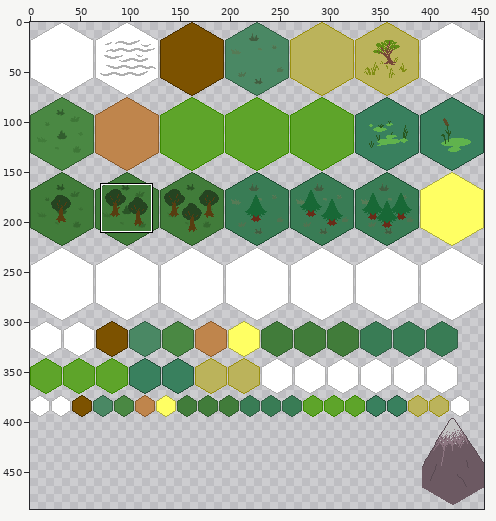
Two versions of one sprite sheet, data/iso.png. Above, an overview of the earlier version with the close-up marked.
Close-up. Before:
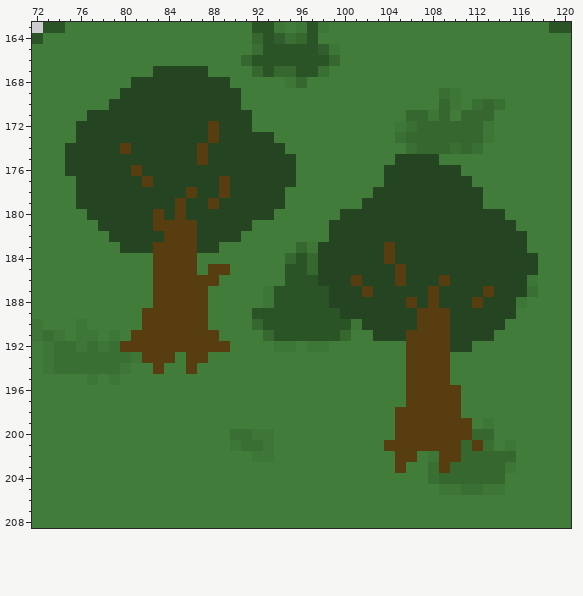
The file is 454x512 pixels. Colours within 5 levels of each other are drawn and written as one. Shown: x 72..120, y 163..208. The wide view leaves out empty margins. The commit also changed other parts of the picture, which this record leaves out.
The same view after the edit:
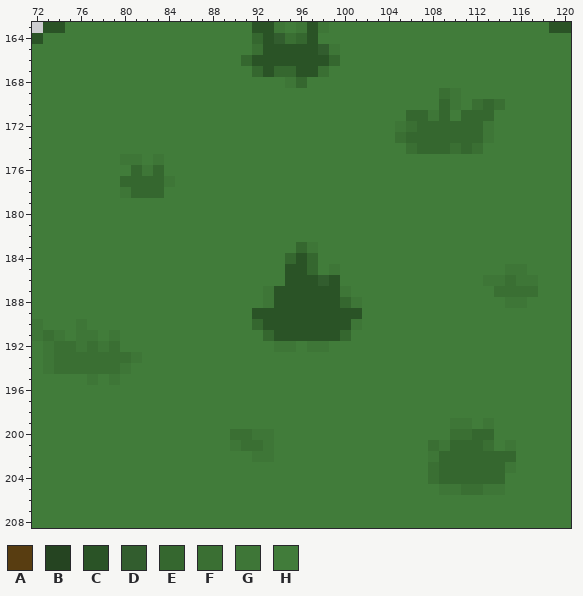
Palette (. is transparent): A #583d11  B #254421  C #2a5326  D #325d2e  E #35672f  F #3a6f33  G #3e7637  H #417c3a
From old to new:
y 167: x 83..87 BBBBB -> HHHHH
y 168: x 81..89 BBBBBBBBB -> HHHHHHHHH
y 169: x 80..90 BBBBBBBBBBB -> HHHHHHHHHHH
y 170: x 79..90 BBBBBBBBBBBB -> HHHHHHHHHHHH
y 171: x 77..91 BBBBBBBBBBBBBBB -> HHHHHHHHHHHHHHH
y 172: x 76..91 BBBBBBBBBBBBABBB -> HHHHHHHHHHHHHHHH
y 173: x 76..93 BBBBBBBBBBBBABBBBB -> HHHHHHHHHHHHHHHHHH
y 174: x 75..94 BBBBBABBBBBBABBBBBBB -> HHHHHHHHHHHHHHHHHHHH
y 175: x 75..95 BBBBBBBBBBBBABBBBBBBB -> HHHHHGGHGHHHHHHHHHHHH; x 105..108 BBBB -> HHHH
y 176: x 75..95 BBBBBBABBBBBBBBBBBBBB -> HHHHHHEGEHHHHHHHHHHHH; x 104..110 BBBBBBB -> HHHHHHH
y 177: x 76..95 BBBBBBABBBBBBABBBBBB -> HHHHEEEEGHHHHHHHHHHH; x 104..111 BBBBBBBB -> HHHHHHHH
y 178: x 76..94 BBBBBBBBBBABBABBBBB -> HHHHGEEEHHHHHHHHHHH; x 103..112 BBBBBBBBBB -> HHHHHHHHHH
y 179: x 76..94 BBBBBBBBBABBABBBBBB -> HHHHHHHHHHHHHHHHHHH; x 102..112 BBBBBBBBBBB -> HHHHHHHHHHH
y 180: x 77..93 BBBBBBABABBBBBBBB -> HHHHHHHHHHHHHHHHH; x 100..114 BBBBBBBBBBBBBBB -> HHHHHHHHHHHHHHH
y 181: x 78..91 BBBBBAAAABBBBB -> HHHHHHHHHHHHHH; x 99..115 BBBBBBBBBBBBBBBBB -> HHHHHHHHHHHHHHHHH
y 182: x 79..90 BBBBBAAABBBB -> HHHHHHHHHHHH; x 99..116 BBBBBBBBBBBBBBBBBB -> HHHHHHHHHHHHHHHHHH
y 183: x 80..88 BBBAAAABB -> HHHHHHHHH; x 98..116 BBBBBBABBBBBBBBBBBB -> HHHHHHHHHHHHHHHHHHH
y 184: x 83..86 AAAA -> HHHH; x 98..117 BBBBBBABBBBBBBBBBBBB -> HHHHHHHHHHHHHHHHHHHH
y 185: x 83..86 AAAA -> HHHH; x 88..89 AA -> HH; x 98..117 BBBBBBBABBBBBBBBBBBB -> HGHHHHHHHHHHHHHHHGGH
y 186: x 83..88 AAAAAA -> HHHHHH; x 98..116 BBBABBBABBBABBBBBBB -> DCHHHHHHHHHHHHHGGFG
y 187: x 83..87 AAAAA -> HHHHH; x 99..116 BBBABBBBBABBBBABBB -> CGHHHHHHHHHHHHHFFF
y 188: x 83..87 AAAAA -> HHHHH; x 99..115 BBBBBBBABABBBABBB -> CEGHHHHHHHHHHHHHG
y 189: x 82..87 AAAAAA -> HHHHHH; x 100..115 BBBBBBBAAABBBBBB -> CCHHHHHHHHHHHHHH
y 190: x 82..87 AAAAAA -> HHHHHH; x 102..114 BBBBBAAABBBBB -> HHHHHHHHHHHHH
y 191: x 81..88 AAAAAAAA -> HHHHHHHH; x 103..113 BBBAAAABBBB -> HHHHHHHHHHH
y 192: x 80..89 AAAAAAAAAA -> HHHHHHHHHH; x 106..111 AAAABB -> HHHHHH
y 193: x 82..84 AAA -> HHH; x 86..87 AA -> HH; x 106..109 AAAA -> HHHH
y 194: x 83 A -> H; x 86 A -> H; x 106..109 AAAA -> HHHH
y 195: x 106..109 AAAA -> HHHH
y 196..197: x 106..110 AAAAA -> HHHHH
y 198: x 105..110 AAAAAA -> HHHHHH
y 199: x 105..111 AAAAAAA -> HHHHHGG
y 200: x 105..111 AAAAAAA -> HHHHHFF
y 201: x 104..110 AAAAAAA -> HHHHFGE; x 112 A -> E
y 202: x 105..106 AA -> HH; x 109..110 AA -> EE
y 203: x 105 A -> H; x 109 A -> E
Changed places in both close-ups, as pixel boxes (x1, y1, x2, y2):
changed: (65, 66, 538, 473)
